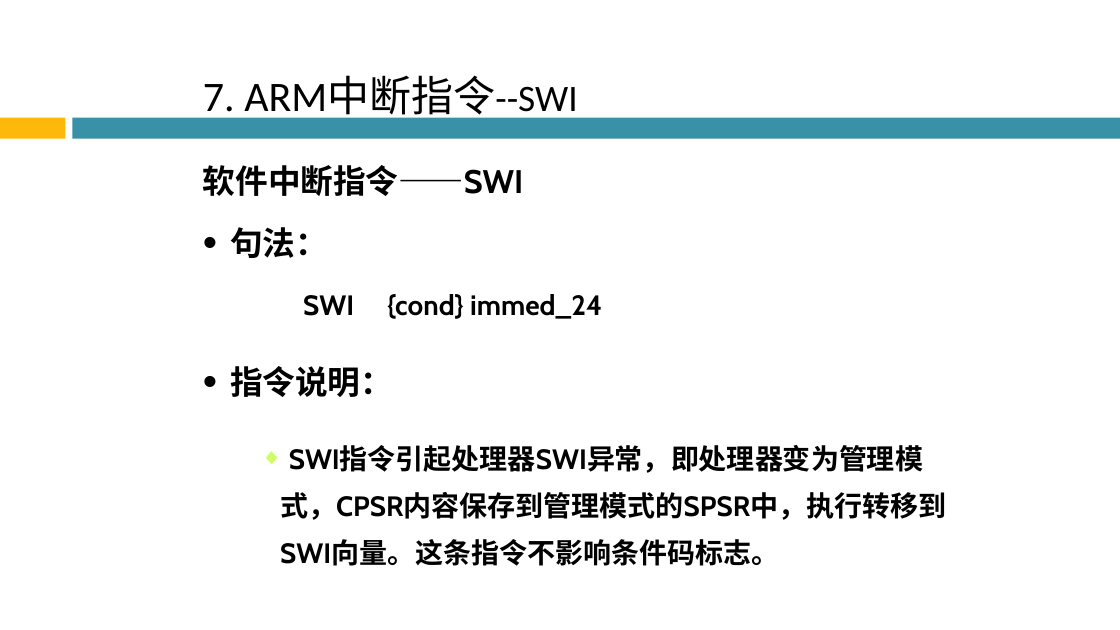
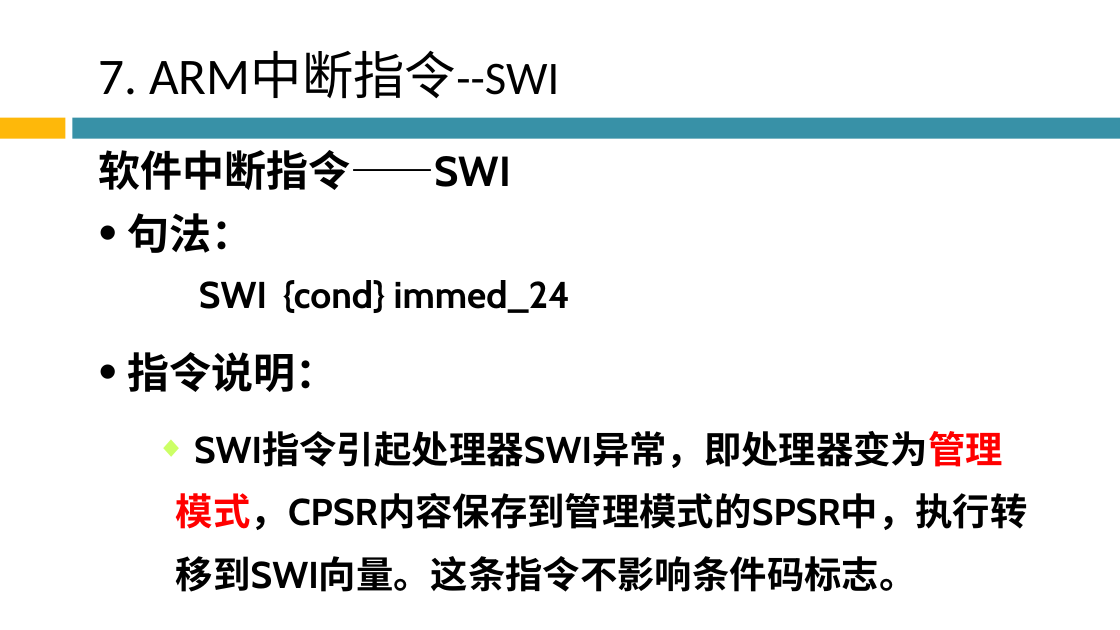
Before and after one commit to Chencao0928/ARM, a slide deck: slide 58 of 第3章 ARM指令系统/第3章 ARM指令系统.pptx. Drawn at 1120x630 pixels with LibreOffice and Linux fonts; fonts in the diff are those of the drawing; background and template pictures are left out. Boxes give left, top, right and bottom in pixels: in the first picture for what was removed or moved away, otherwise in the second. Text is boxed around its words. In the diff, an @@ line names an element or a change of style, - is before the commit and + after.

```diff
--- a/第3章 ARM指令系统/第3章 ARM指令系统.pptx
+++ b/第3章 ARM指令系统/第3章 ARM指令系统.pptx
@@ title "7. ARM中断指令--SWI": place and size @@
-title "7. ARM中断指令--SWI" at box(203, 76, 577, 121)
+title "7. ARM中断指令--SWI" at box(99, 52, 559, 98)
@@ title "7. ARM中断指令--SWI" at box(99, 52, 559, 98): size 36 to 44 pt in "7. ARM中断指令--SWI"; size 32 to 40 pt in "ARM中断指令--SWI" @@
@@ text "软件中断指令——SWI": place and size @@
-text "软件中断指令——SWI" at box(203, 165, 523, 196)
+text "软件中断指令——SWI" at box(99, 150, 512, 190)
@@ text "句法：": place and size @@
-text "句法：" at box(230, 227, 328, 258)
+text "句法：" at box(128, 213, 254, 253)
@@ text "SWI {cond} immed_24": place and size @@
-text "SWI {cond} immed_24" at box(303, 294, 602, 319)
+text "SWI {cond} immed_24" at box(199, 280, 570, 313)
@@ text "SWI {cond} immed_24" at box(199, 280, 570, 313): size 24 to 32 pt; more space between paragraphs @@
@@ size 28 to 36 pt; more space between paragraphs in 3 elements at box(128, 213, 254, 253), box(99, 150, 512, 190), box(128, 352, 338, 392) @@
@@ text "指令说明：": place and size @@
-text "指令说明：" at box(230, 366, 393, 397)
+text "指令说明：" at box(128, 352, 338, 392)
@@ text "SWI指令引起处理器SWI异常，即处理器变为管理模式，CPSR内容保存到管理模式的SPSR中，执行转移到SWI向量。这条 ...": place and size @@
-text "SWI指令引起处理器SWI异常，即处理器变为管理模式，CPSR内容保存到管理模式的SPSR中，执行转移到SWI向量。这条 ..." at box(280, 445, 946, 566)
+text "SWI指令引起处理器SWI异常，即处理器变为管理模式，CPSR内容保存到管理模式的SPSR中，执行转移到SWI向量。这条 ..." at box(176, 431, 1028, 592)
@@ text "SWI指令引起处理器SWI异常，即处理器变为管理模式，CPSR内容保存到管理模式的SPSR中，执行转移到SWI向量。这条 ..." at box(176, 431, 1028, 592): size 24 to 32 pt; text colour #000000 to #FF0000 in "SWI指令引起处理器SWI异常，即处理器变为管理模式，CPSR内容保存到管理模式的SPSR中，执行转移到SWI向量。这条 ..."; more space between paragraphs @@
```
Also in this commit, not shown: 62 other slides changed, 3 slides added.
